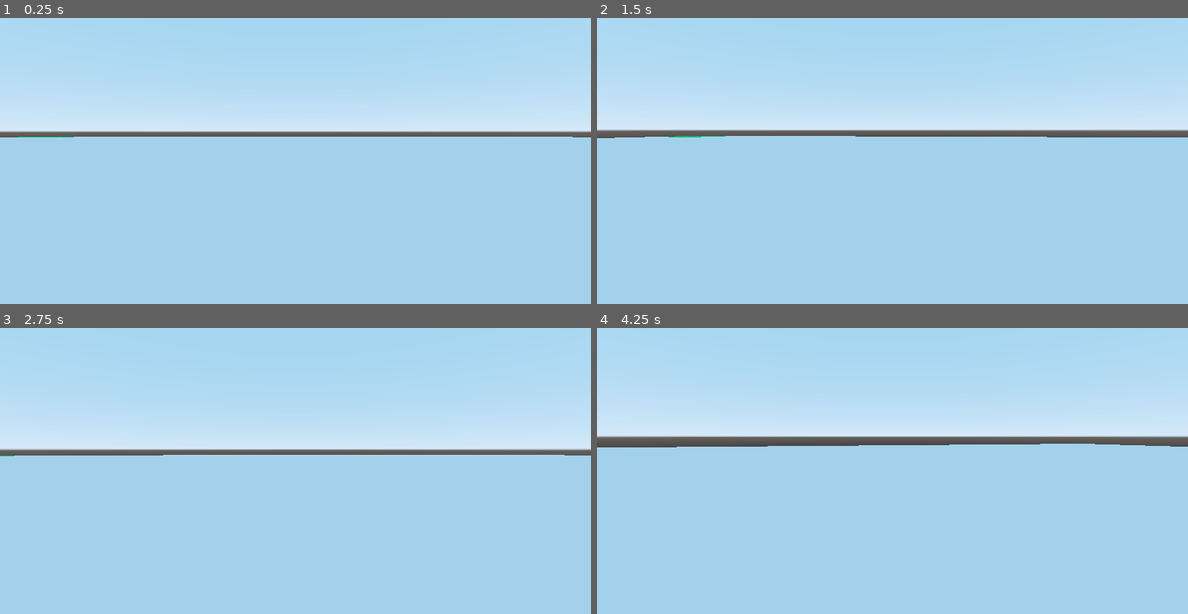
Above: before the commit, frames 1-4 (two rows, left to right).
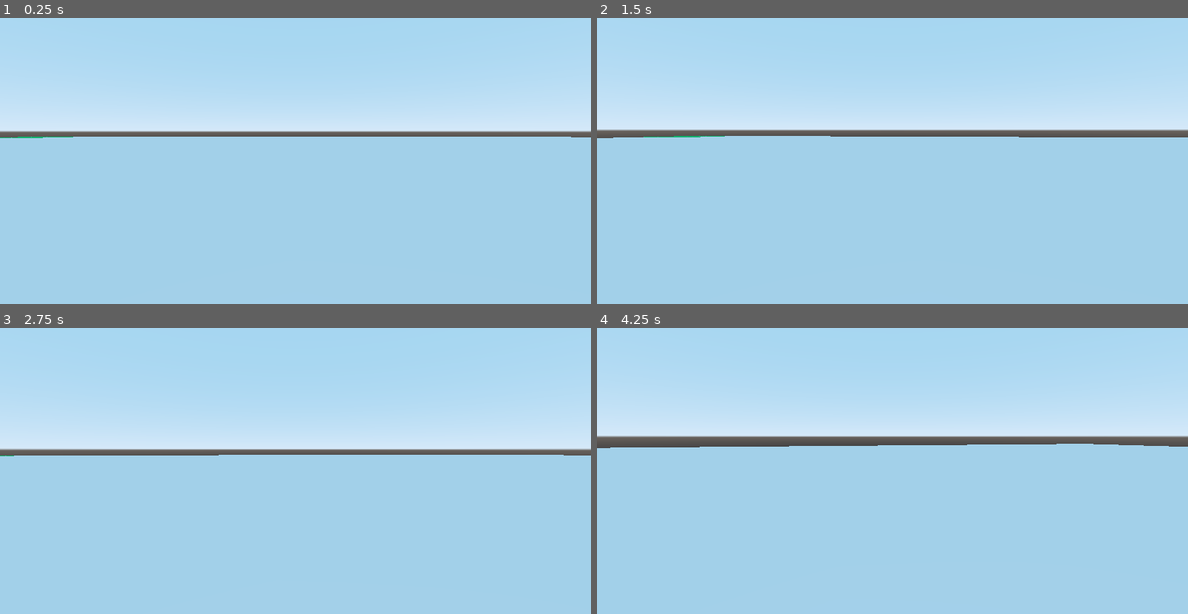
Above: after the commit, the same moments.

Repository: nuzcraft/intermediate_book
Game: Godot game, scene res://level_1.tscn
Same seed, same stepped clock (60 frames per second), same inputs: the game is played once before the commit and once after it. Before the commit the project has no main scene; this scene is started directly in both runs.
Inputs (mouse positions are in pixels of both pictures, inside the frame that each line leads up to):
- Up to frame 1 (0.25 s): no input
- Up to frame 2 (1.5 s): tap Enter at 0.5 s; move the mouse to (922, 129) at 0.52 s; hold Up (move_forward) from 0.53 s (still down); tap Space (jump) at 0.77, 1.25 s; move the mouse to (862, 132) at 1.27 s
- Up to frame 3 (2.75 s): keep holding Up (move_forward); tap Space (jump) at 1.52 s; tap Enter at 2 s; move the mouse to (307, 436) at 2.02 s
- Up to frame 4 (4.25 s): keep holding Up (move_forward); tap Space (jump) at 2.75, 3.02, 3.77 s; move the mouse to (886, 448) at 2.77 s; move the mouse to (933, 445) at 3.52 s

The runs differ from the first frame. In frame 1, less than 0.1% of the frame differs, in the area x 0-97%, y 41-43%; in frame 2, less than 0.1%; in frame 3, less than 0.1%; in frame 4, less than 0.1%, in the area x 0-97%, y 40-43%.

Commit message:
added launcher + some red spheres

Diff:
--- a/v1/Player.gd
+++ b/v1/Player.gd
@@ -69,5 +69,9 @@
 	#print("Test")
 	if event is InputEventMouseMotion	:
 		mouseDelta = event.relative
-	if event.is_action("exit_game"):
-		get_tree().quit()
+	if event.is_action_pressed("exit_game"):
+#		get_tree().quit()
+		if Input.mouse_mode == Input.MOUSE_MODE_CAPTURED:
+			Input.set_mouse_mode(Input.MOUSE_MODE_VISIBLE)
+		else:
+			Input.set_mouse_mode(Input.MOUSE_MODE_CAPTURED)
--- /dev/null
+++ b/v1/ball.tscn
@@ -0,0 +1,11 @@
+[gd_scene load_steps=2 format=2]
+
+[sub_resource type="SphereShape" id=1]
+
+[node name="ball" type="RigidBody"]
+
+[node name="CollisionShape" type="CollisionShape" parent="."]
+transform = Transform( 0.2, 0, 0, 0, 0.2, 0, 0, 0, 0.2, 0, 0, 0 )
+shape = SubResource( 1 )
+
+[node name="CSGSphere" type="CSGSphere" parent="CollisionShape"]
--- /dev/null
+++ b/v1/launcher.gd
@@ -0,0 +1,32 @@
+extends CSGBox
+
+export (PackedScene) var ball
+
+var shoot_timer: Timer
+
+func _ready():
+	shoot_timer = Timer.new()
+	add_child(shoot_timer)
+	shoot_timer.wait_time = 2
+	shoot_timer.connect("timeout", self, "throw_projectile")
+	shoot_timer.start()
+
+func throw_projectile():
+	var new_ball = ball.instance()
+	add_child(new_ball)
+
+	var timer = Timer.new()
+	new_ball.add_child(timer)
+	new_ball.set_contact_monitor(true)
+	new_ball.set_max_contacts_reported(5)
+	new_ball.connect("body_entered", self, "ball_collision")
+	timer.connect("timeout", new_ball, "queue_free")
+	timer.set_wait_time(2)
+	timer.start()
+
+	look_at(get_node("../player").global_transform.origin, Vector3.UP)
+	new_ball.linear_velocity = transform.basis.xform(Vector3.FORWARD) * 20
+
+func ball_collision(body):
+	if (body.name == "player"):
+		print("hit player")
--- a/v1/level_1.tscn
+++ b/v1/level_1.tscn
@@ -1,13 +1,20 @@
-[gd_scene load_steps=5 format=2]
+[gd_scene load_steps=9 format=2]
 
 [ext_resource path="res://player.tscn" type="PackedScene" id=1]
 [ext_resource path="res://texture_05.png" type="Texture" id=2]
+[ext_resource path="res://ball.tscn" type="PackedScene" id=3]
+[ext_resource path="res://launcher.gd" type="Script" id=4]
 
 [sub_resource type="BoxShape" id=1]
 
 [sub_resource type="SpatialMaterial" id=2]
 albedo_texture = ExtResource( 2 )
 uv1_scale = Vector3( 10, 10, 10 )
+
+[sub_resource type="SphereShape" id=3]
+
+[sub_resource type="SpatialMaterial" id=4]
+albedo_color = Color( 1, 0, 0, 1 )
 
 [node name="Spatial" type="Spatial"]
 
@@ -21,3 +28,46 @@
 material = SubResource( 2 )
 
 [node name="player" parent="." instance=ExtResource( 1 )]
+
+[node name="launcher" type="CSGBox" parent="."]
+transform = Transform( 1, 0, 0, 0, 1, 0, 0, 0, 1, 15, 7, 0 )
+script = ExtResource( 4 )
+ball = ExtResource( 3 )
+
+[node name="ball" parent="." instance=ExtResource( 3 )]
+
+[node name="sphere1" type="StaticBody" parent="." groups=["collect"]]
+transform = Transform( 1, 0, 0, 0, 1, 0, 0, 0, 1, 0, 1.5, 0 )
+
+[node name="CollisionShape" type="CollisionShape" parent="sphere1"]
+shape = SubResource( 3 )
+
+[node name="CSGSphere" type="CSGSphere" parent="sphere1/CollisionShape"]
+material = SubResource( 4 )
+
+[node name="sphere2" type="StaticBody" parent="." groups=["collect"]]
+transform = Transform( 1, 0, 0, 0, 1, 0, 0, 0, 1, 9.72066, 1.5, 0 )
+
+[node name="CollisionShape" type="CollisionShape" parent="sphere2"]
+shape = SubResource( 3 )
+
+[node name="CSGSphere" type="CSGSphere" parent="sphere2/CollisionShape"]
+material = SubResource( 4 )
+
+[node name="sphere3" type="StaticBody" parent="." groups=["collect"]]
+transform = Transform( 1, 0, 0, 0, 1, 0, 0, 0, 1, 19.4449, 1.5, 0 )
+
+[node name="CollisionShape" type="CollisionShape" parent="sphere3"]
+shape = SubResource( 3 )
+
+[node name="CSGSphere" type="CSGSphere" parent="sphere3/CollisionShape"]
+material = SubResource( 4 )
+
+[node name="sphere4" type="StaticBody" parent="." groups=["collect"]]
+transform = Transform( 1, 0, 0, 0, 1, 0, 0, 0, 1, 31.7593, 1.12881, -0.68951 )
+
+[node name="CollisionShape" type="CollisionShape" parent="sphere4"]
+shape = SubResource( 3 )
+
+[node name="CSGSphere" type="CSGSphere" parent="sphere4/CollisionShape"]
+material = SubResource( 4 )
--- a/v1/project.godot
+++ b/v1/project.godot
@@ -11,6 +11,7 @@
 [application]
 
 config/name="Startup Project"
+run/main_scene="res://level_1.tscn"
 config/icon="res://icon.png"
 
 [input]
@@ -56,4 +57,5 @@
 
 [rendering]
 
+quality/driver/driver_name="GLES2"
 environment/default_environment="res://default_env.tres"
